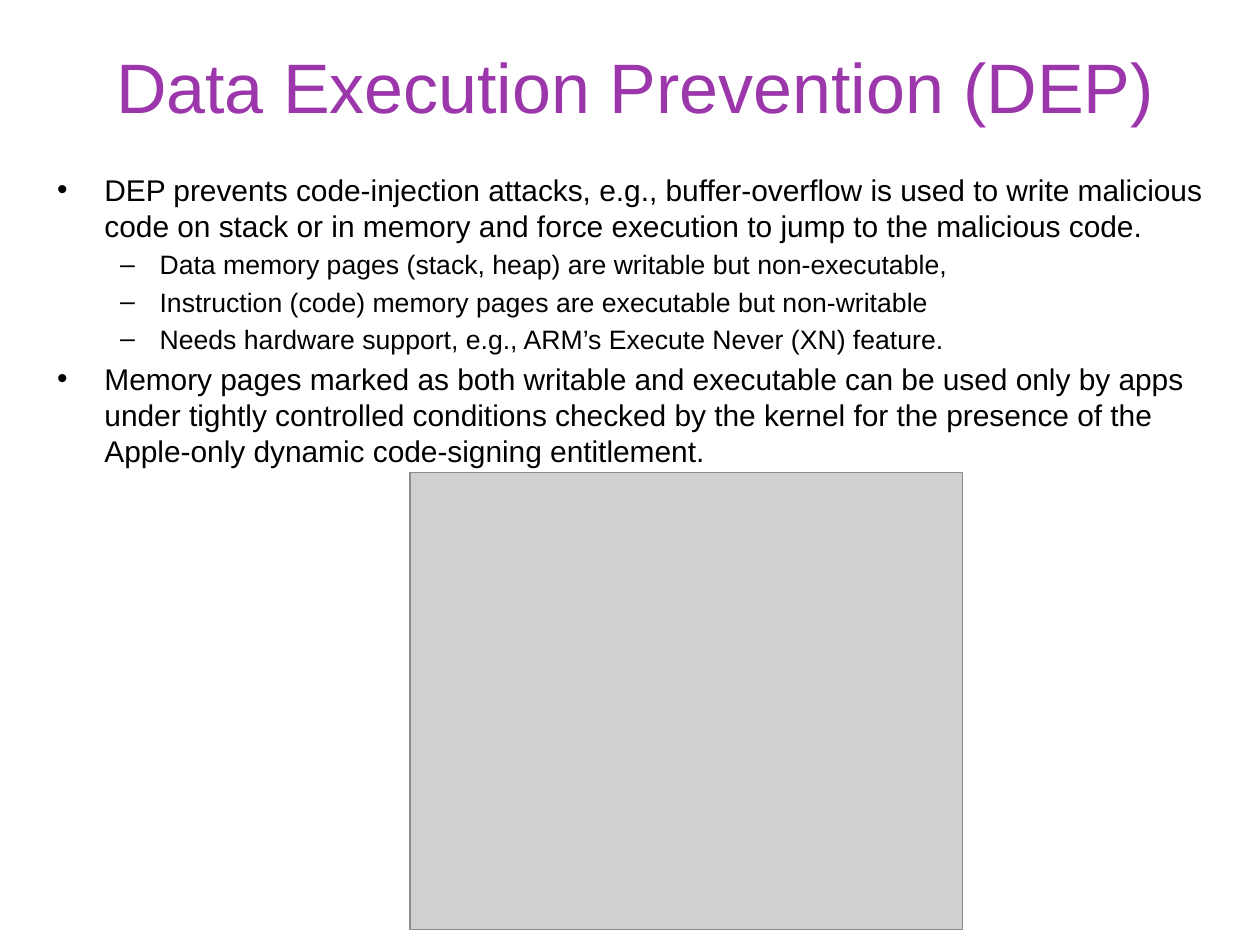
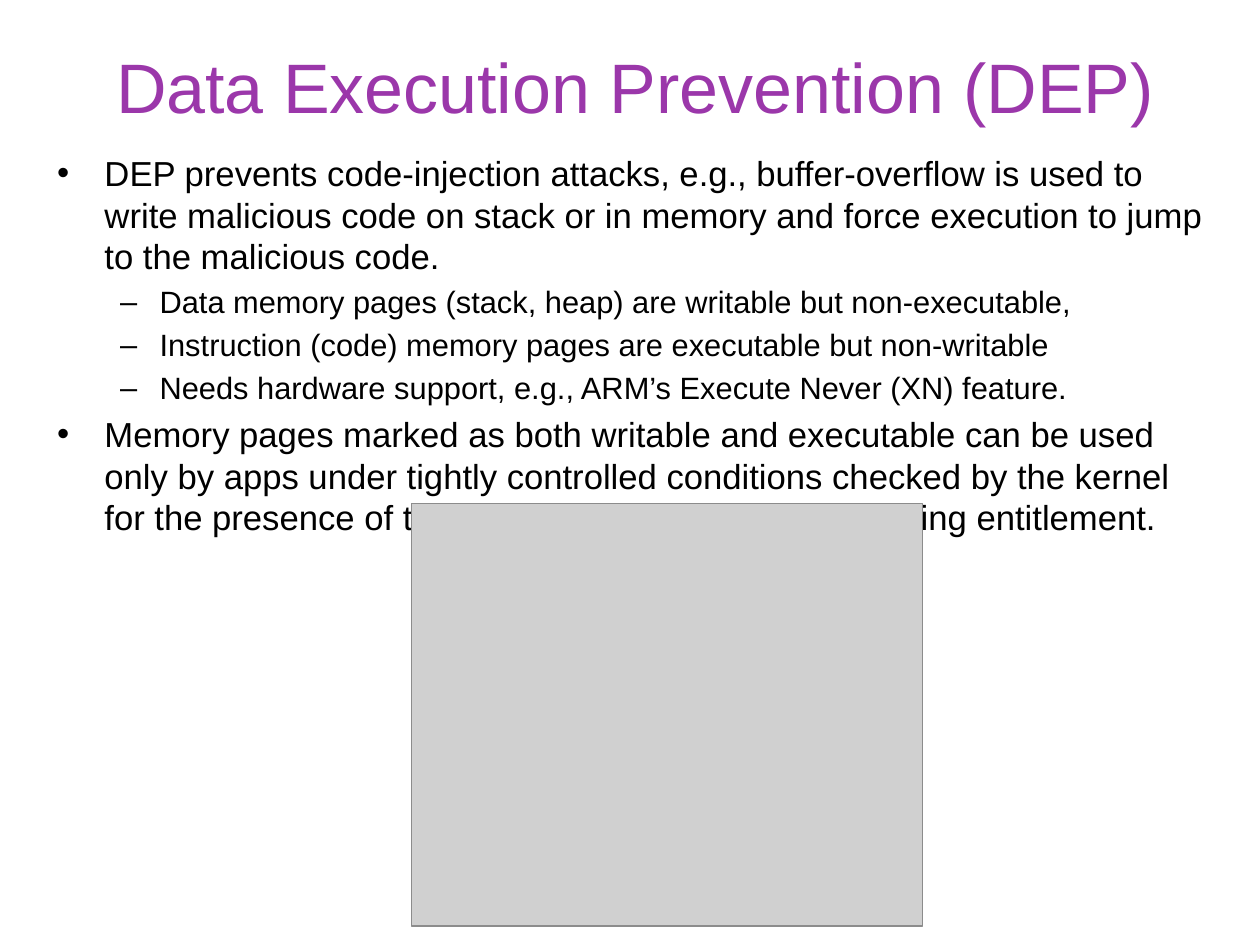
Before and after one commit to gulaoshi/gu.github.io, a slide deck: slide 17 of InfoSec/PPTs/L15-CH24-Wireless Mobile Security.pptx (slide 18 before the commit). Drawn at 1260x945 pixels with LibreOffice and Linux fonts; fonts in the diff are those of the drawing; grey boxes stand for pictures. Boxes give left, top, right and bottom in pixels: in the first picture for what was removed or moved away, otherwise in the second. Text is boxed around its words. In the diff, an @@ line names an element or a change of style, - is before the commit and + after.

```diff
--- a/InfoSec/PPTs/L15-CH24-Wireless Mobile Security.pptx
+++ b/InfoSec/PPTs/L15-CH24-Wireless Mobile Security.pptx
@@ text "DEP prevents code-injection attacks, e.g., ..." moved from (x1=104, y1=179, x2=1202, y2=467) to (x1=104, y1=161, x2=1202, y2=504) @@
@@ text "DEP prevents code-injection attacks, e.g., ..." at (x1=104, y1=161, x2=1202, y2=504): size 17.1 to 19.8 pt in "DEP prevents code-injection attacks, e.g., buffer-overflow i ...", "Memory pages marked as both writable and ..."; size 15.2 to 17.6 pt in "Data memory pages (stack, heap) are writable ...", "Instruction (code) memory pages are executable but ...", "Needs hardware support, e.g., ARM’s Execute Never ..." @@
@@ picture resized from (x1=410, y1=472, x2=961, y2=930) to (x1=412, y1=504, x2=924, y2=926) @@
```
Also in this commit, not shown: 11 other slides changed, 1 slide removed, 3 other files.
